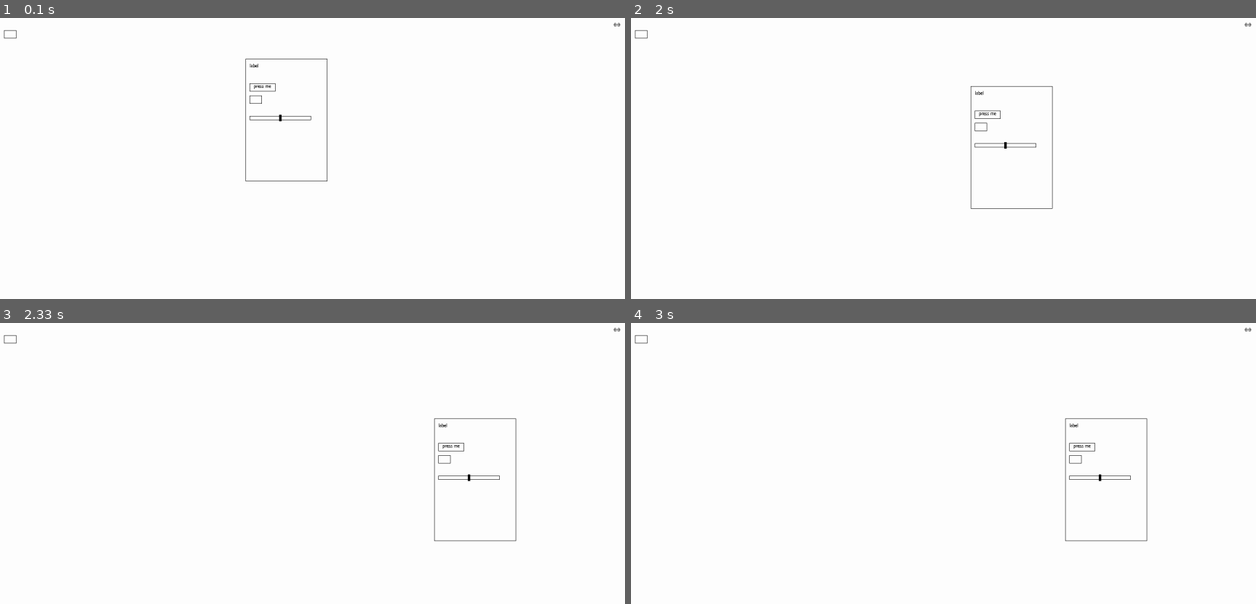
Above: before the commit, frames 1-4 (two rows, left to right).
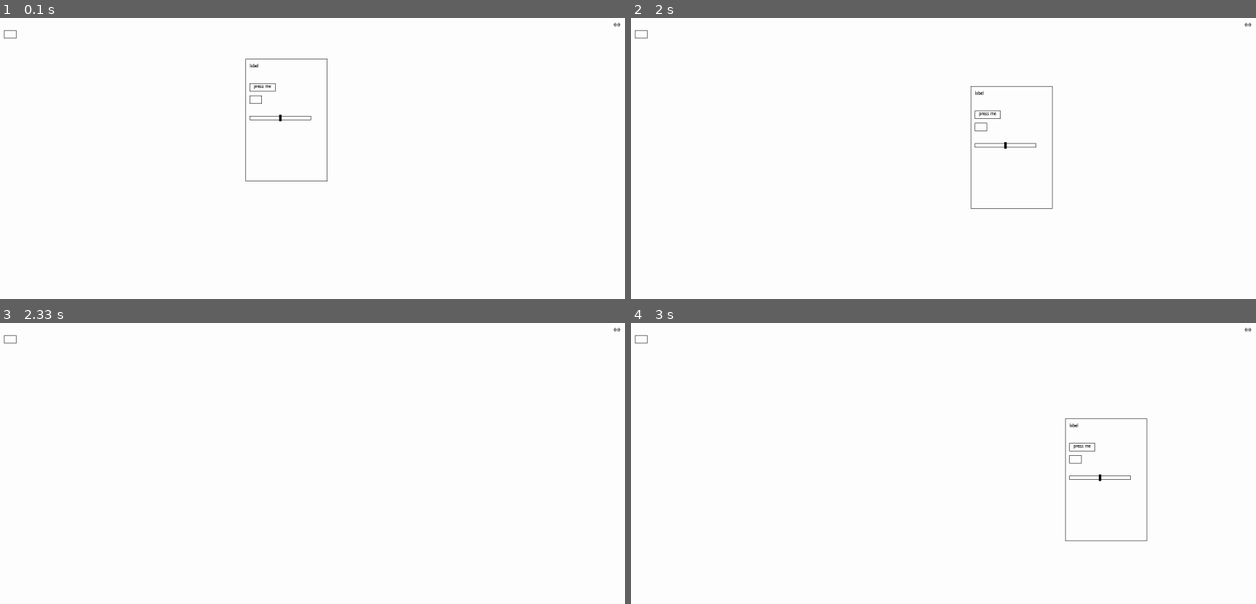
Above: after the commit, the same moments.

Repository: Ch4rl3s/pygame-ui
Game: pygame game, started from main.py
Two runs of this game, one before a commit and one after it. Both use one fixed random seed, a clock stepped at 60 frames per second and the inputs below.
Inputs (mouse positions are in pixels of both pictures, inside the frame that each line leads up to):
- Up to frame 1 (0.1 s): no input
- Up to frame 2 (2 s): hold M 0.33-0.8 s; click (887, 99) at 0.88 s; press the mouse at (643, 34) at 1.2 s; move the mouse to (731, 88) at 1.3 s; release the mouse at (824, 141) at 1.43 s; click (887, 99) at 1.55 s; press the mouse at (918, 57) at 1.87 s; move the mouse to (1012, 85) at 1.97 s
- Up to frame 3 (2.33 s): release the mouse at (475, 415) at 2.1 s; hold M from 2.17 s (still down)
- Up to frame 4 (3 s): release M at 2.63 s; hold M from 2.67 s (still down)

Frames 1-2 are identical in both runs. In frame 3, 0.5% of the frame differs, in the area x 69-83%, y 33-78%; in frame 4, nothing differs.

Commit message:
-minimize containers

Diff:
--- a/classes.py
+++ b/classes.py
@@ -18,6 +18,8 @@
 
     #STATES
     selected = False
+    minimized = False
+
     resizeX = False
     resizeY = False
 
@@ -68,11 +70,12 @@
             pygame.mouse.set_system_cursor(pygame.SYSTEM_CURSOR_ARROW)
 
     def render(self, screen, colour, font):
-        pygame.draw.rect(screen, colour, (self.x, self.y, self.width, self.height), width=1)
         pygame.draw.rect(screen, colour, (self.x, self.y, self.width, -self.headerY), width=3)
-        for component in self.components:
-            component.render(screen, colour, font, self.x, self.y)
-            pass
+        if self.minimized==False:
+            pygame.draw.rect(screen, colour, (self.x, self.y, self.width, self.height), width=1)
+            for component in self.components:
+                component.render(screen, colour, font, self.x, self.y)
+                pass
 
     def coords_in(self,coords):
         x, y = coords
@@ -89,8 +92,16 @@
             return False
 
     def check_input(self, event):
-        for component in self.components:
-            component.check_input(event, self.x, self.y)
+        if self.minimized == False:
+            for component in self.components:
+                component.check_input(event, self.x, self.y)
+        if event.type == pygame.KEYDOWN:
+            if (event.key == pygame.K_m) and self.coords_in_header(pygame.mouse.get_pos()):
+                if self.minimized == False:
+                    self.minimized = True
+                else:
+                    self.minimized = False
+
         if event.type == pygame.MOUSEBUTTONDOWN:
             if self.coords_in_header(pygame.mouse.get_pos()):
                 x, y = pygame.mouse.get_pos()
